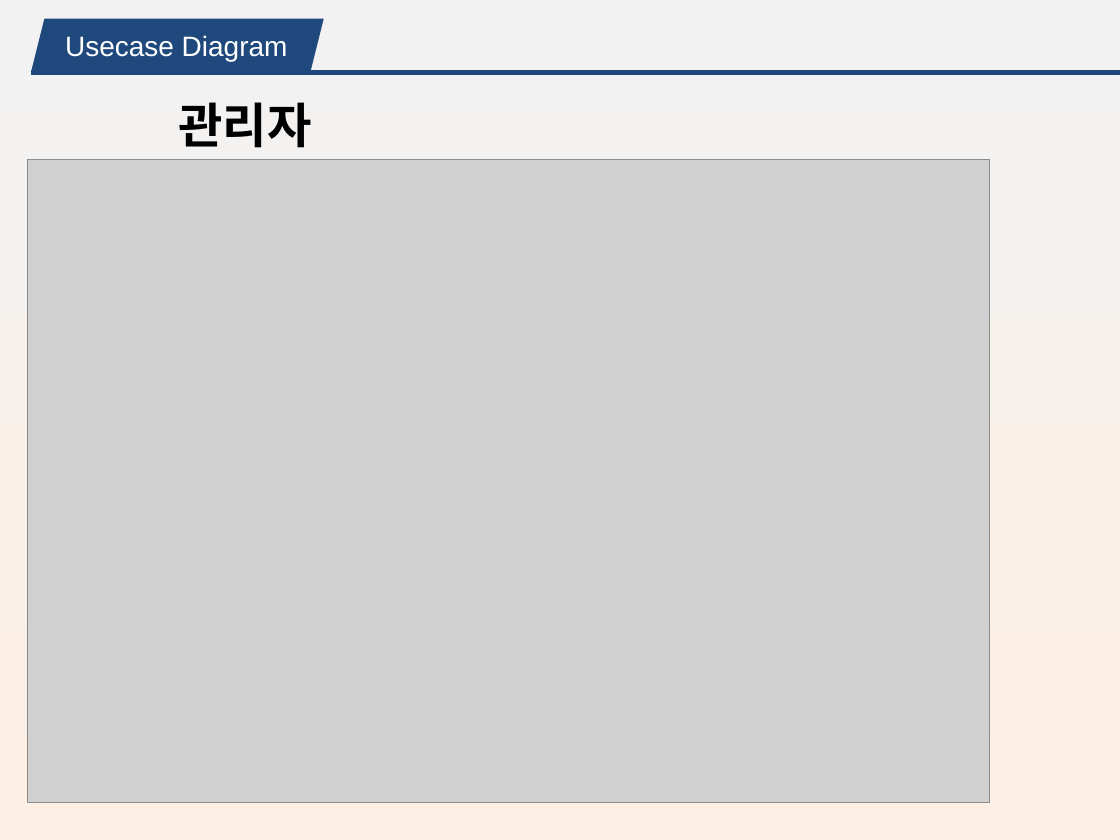
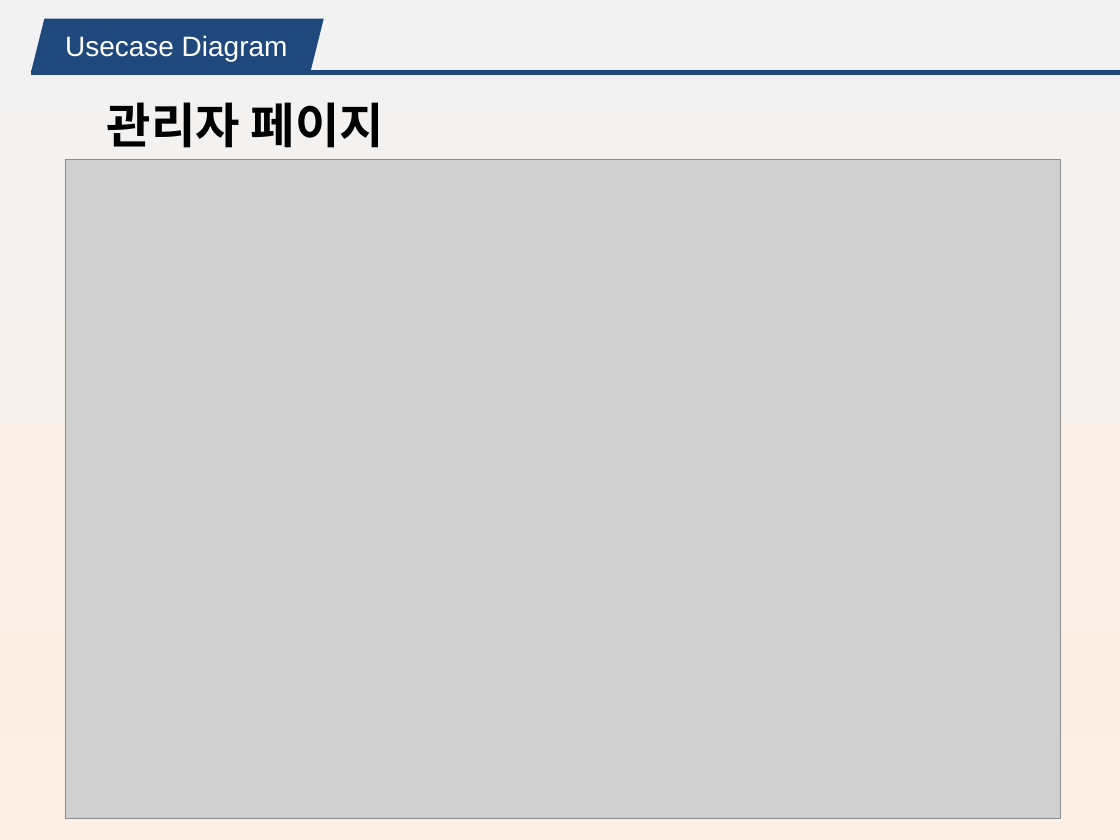
Before and after one commit to minhyeok2487/Project_KeyboardMarket, a slide deck: slide 34 of 키보드 쇼핑몰_MTS.pptx (slide 30 before the commit). Drawn at 1120x840 pixels with LibreOffice and Linux fonts; fonts in the diff are those of the drawing; grey boxes stand for pictures. Boxes give left, top, right and bottom in pixels: in the first picture for what was removed or moved away, otherwise in the second. Text is boxed around its words. In the diff, an @@ line names an element or a change of style, - is before the commit and + after.

```diff
--- a/키보드 쇼핑몰_MTS.pptx
+++ b/키보드 쇼핑몰_MTS.pptx
@@ text at [107,102,384,148]: text changed @@
-관리자
+관리자 페이지
@@ picture: place and size @@
-picture at [28,159,989,802]
+picture at [66,159,1062,819]
```
Also in this commit, not shown: 10 other slides changed, 4 slides added, 2 slides removed, 12 other files.
